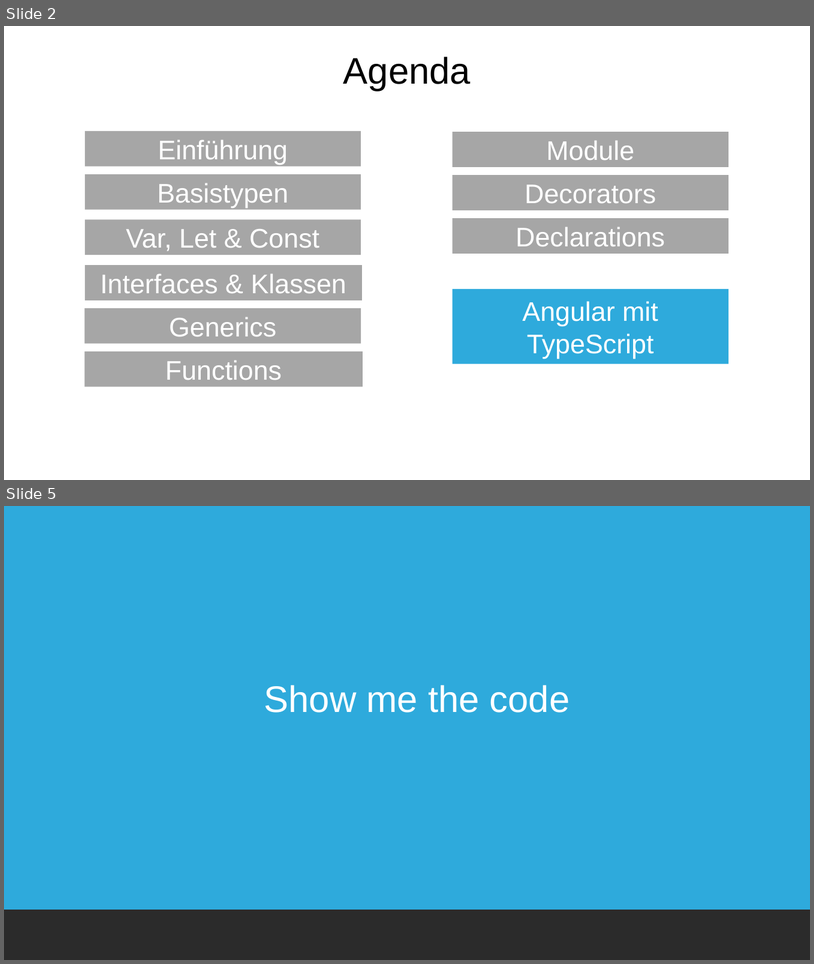
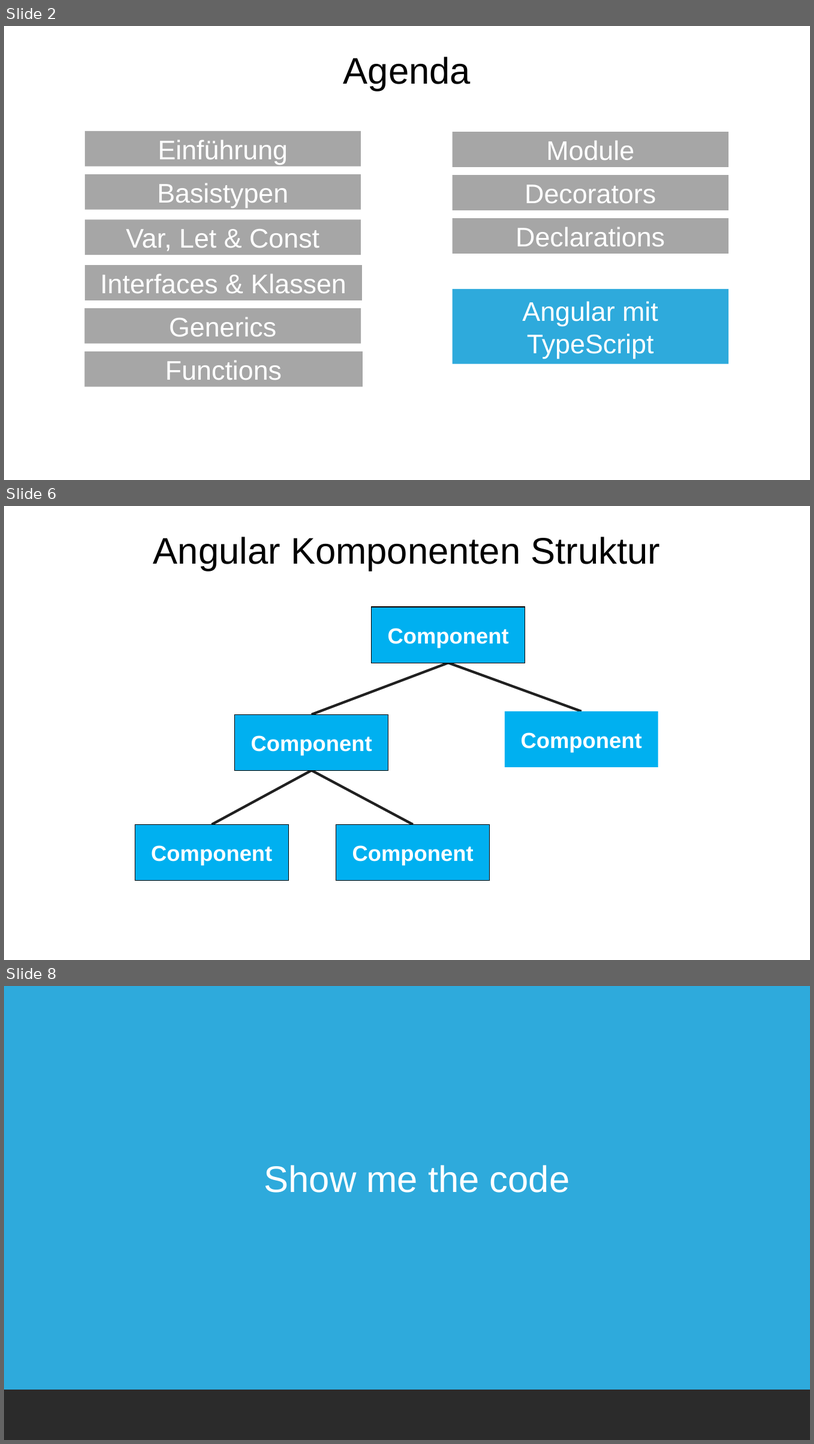
Before and after one commit to thomasclaudiushuber/Basta-TypeScript-Workshop-Slides, a slide deck: 10_Typescript_Workshop_Angular.pptx. Shown one above the other, each under a label of ours: slides 2 and 5 before the commit, slides 2, 6 and 8 after it; the slides between them are not shown. The pictures are 814x964 and 814x1444 pixels, drawn with LibreOffice and Linux fonts; fonts in the diff are those of the drawing; background and template pictures are left out; a plain dark background stands for a picture behind light text. Boxes give left, top, right and bottom in pixels: in the first picture for what was removed or moved away, otherwise in the second. Text is boxed around its words. In the diff, an @@ line names an element or a change of style, - is before the commit and + after.

Commit message:
Update Angular Slides

```diff
--- a/10_Typescript_Workshop_Angular.pptx
+++ b/10_Typescript_Workshop_Angular.pptx
@@ slide 6 added at (x1=4, y1=506, x2=810, y2=960), background picture (left out) @@
@@ title added at (x1=153, y1=537, x2=660, y2=570), 44 pt, text #000000 @@
+Angular Komponenten Struktur
@@ group added at (x1=135, y1=607, x2=658, y2=880): 5 rectangles, 4 lines @@
+Component
+Component
+Component
+Component
+Component
@@ what was slide 5 is now slide 8 @@
```
Also in this commit, not shown: 2 slides changed, 2 other slides added, 1 other file.
